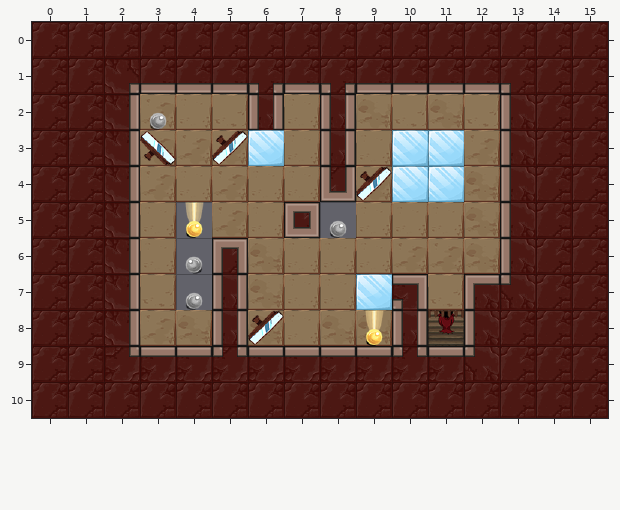
One commit to this Tiled map: assets/levels/kongregate_release/k16.tmx. That is the earlier state.
Cells are 48x48 px. Shown: x 0..15, y 0..10.
The same view after the edit:
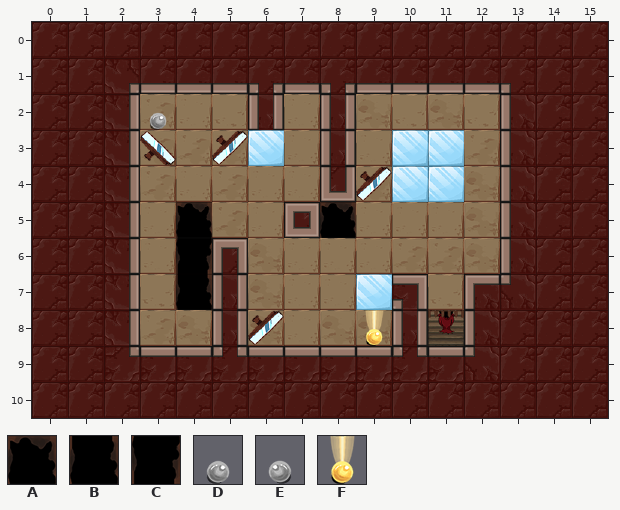
Key: from "holes": A 6, B 7, C 13; from "orb_sheet": D 0, E 2, F 3.
_ is an empty cell.
What changed:
Layer "Holes":
y 5: x 4 F -> A; x 8 D -> A
y 6: x 4 E -> C
y 7: x 4 D -> B
Boxes around the changes in both pictures, in picture pixels (x1, y1, x2, y2):
changed: (176, 202, 212, 310)
changed: (320, 202, 356, 238)
